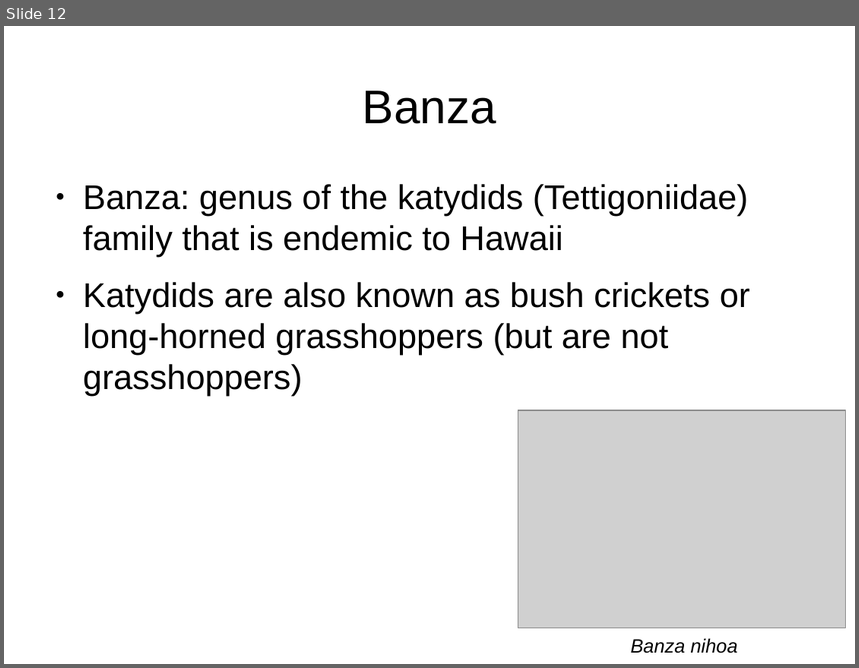
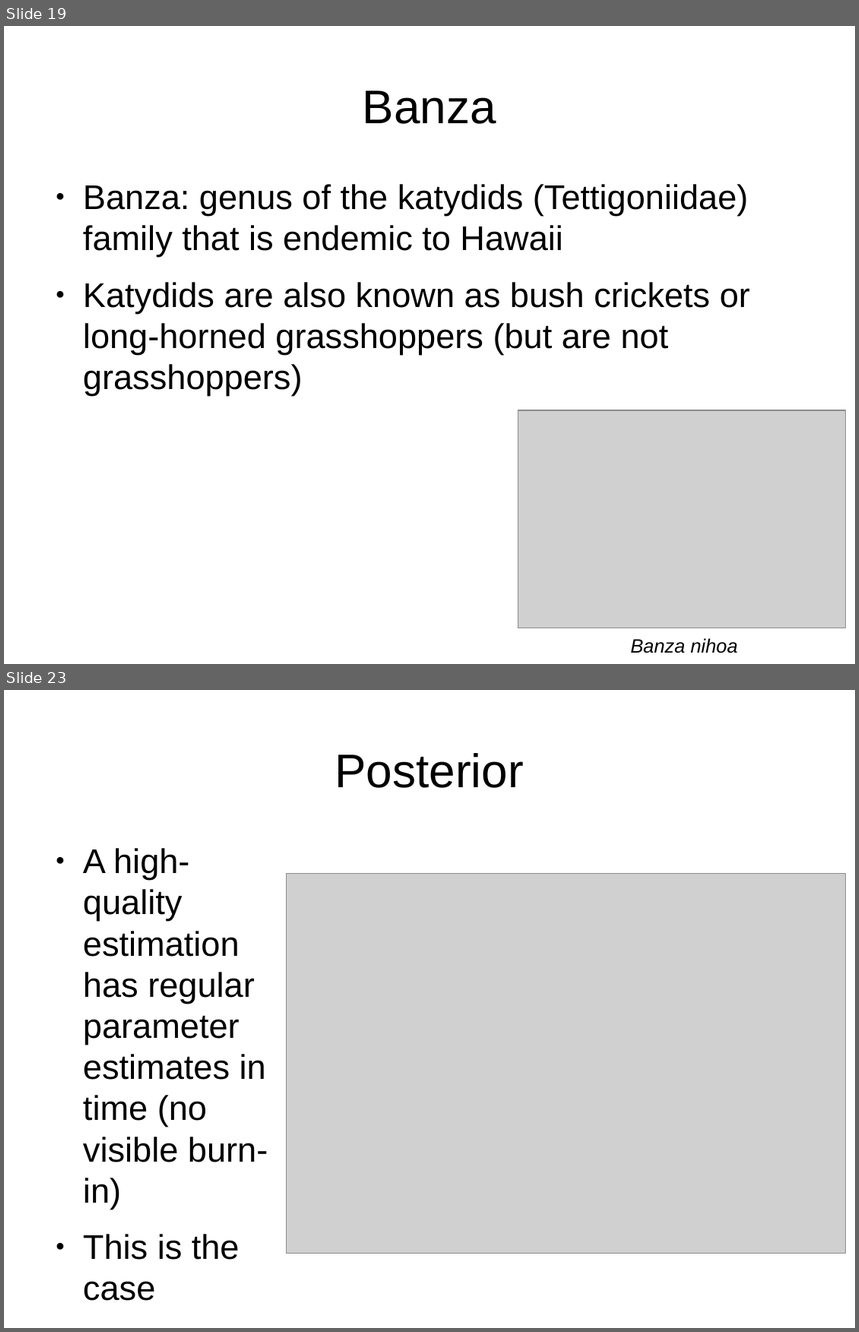
Before and after one commit to richelbilderbeek/Science, a slide deck: Presentations/RanjardEtAl2014.odp. Shown one above the other, each under a label of ours: slide 12 before the commit, slides 19 and 23 after it; the slides between them are not shown. The pictures are 859x668 and 859x1332 pixels, drawn with LibreOffice and Linux fonts; fonts in the diff are those of the drawing; grey boxes stand for pictures. Boxes give left, top, right and bottom in pixels: in the first picture for what was removed or moved away, otherwise in the second. Text is boxed around its words. In the diff, an @@ line names an element or a change of style, - is before the commit and + after.

```diff
--- a/Presentations/RanjardEtAl2014.odp
+++ b/Presentations/RanjardEtAl2014.odp
@@ slide 23 added at bbox=[4, 690, 855, 1328], background #FFFFFF @@
@@ title added at bbox=[335, 753, 524, 788], 44 pt, text #000000 @@
+Posterior
@@ text added at bbox=[83, 848, 268, 1301], 32 pt, text #000000 @@
+● A high-quality estimation has regular parameter estimates in time (no visible burn-in)
+● This is the case
@@ picture added at bbox=[287, 874, 846, 1254] @@
@@ what was slide 12 is now slide 19 @@
```
Also in this commit, not shown: 3 slides changed, 15 other slides added, 3 slides removed, 10 other files.
